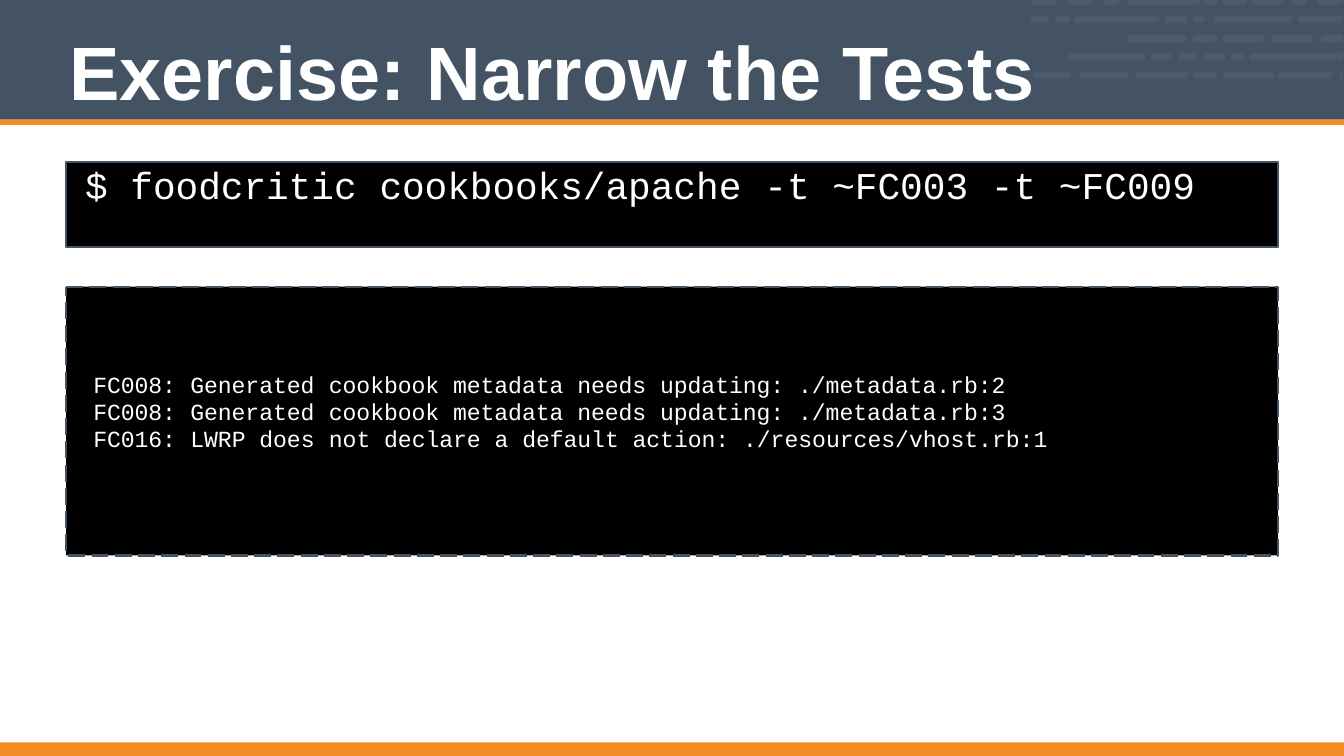
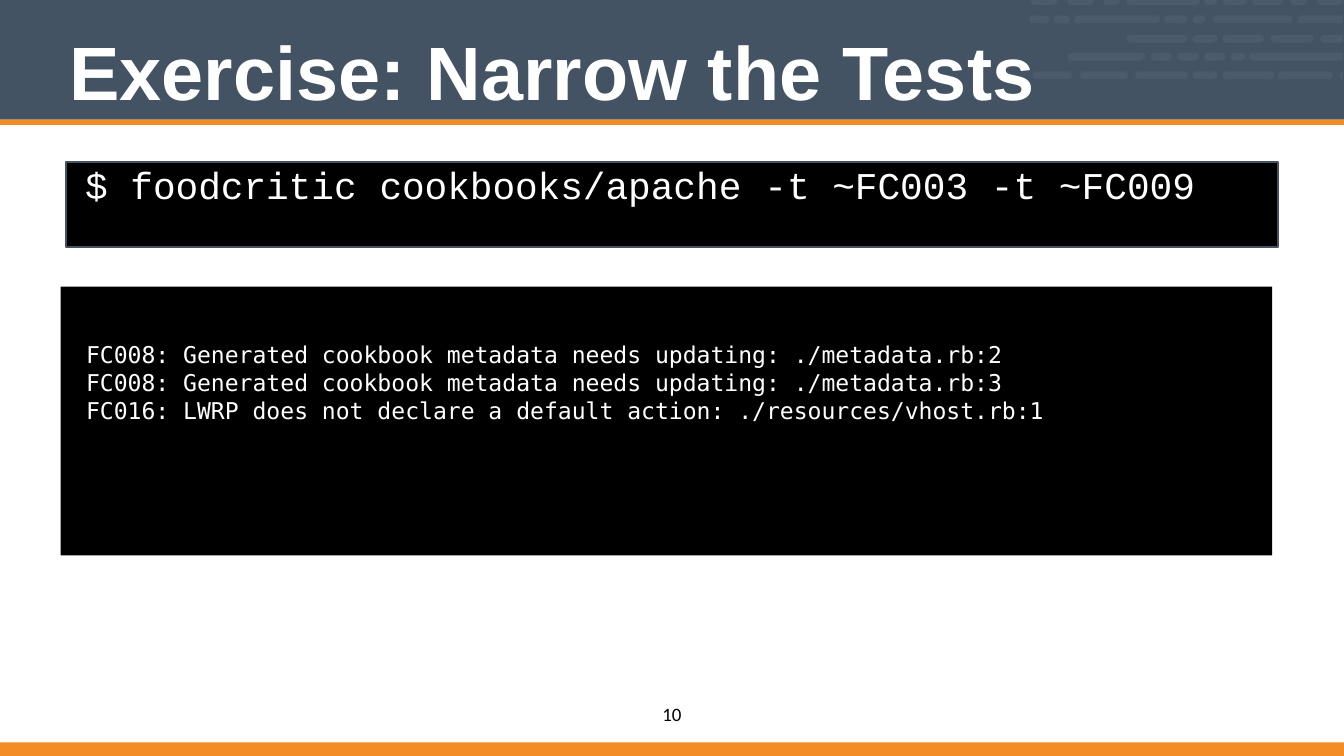
Before and after one commit to vinyar/chef-intermediate, a slide deck: slide 10 of Modules/10-Chef_Intermediate.pptx. Drawn at 1344x756 pixels with LibreOffice and Linux fonts; fonts in the diff are those of the drawing. Boxes give left, top, right and bottom in pixels: in the first picture for what was removed or moved away, otherwise in the second. Text is boxed around its words. In the diff, an @@ line names an element or a change of style, - is before the commit and + after.

```diff
--- a/Modules/10-Chef_Intermediate.pptx
+++ b/Modules/10-Chef_Intermediate.pptx
@@ freeform shape: place and size @@
-freeform shape at [67,286,1278,556]
+freeform shape at [60,286,1272,556]
@@ freeform shape removed at [67,286,1278,556] @@
@@ text at [86,345,1043,421]: text changed; font Courier New to DejaVu Sans Mono @@
-cookbook metadata needs updating: ./metadata.rb:2 cookbook metadata needs updating: ./metadata.rb:3 not declare a default action: ./resources/vhost.rb:1
+FC008: Generated cookbook metadata needs updating: ./metadata.rb:2
+FC008: Generated cookbook metadata needs updating: ./metadata.rb:3
+FC016: LWRP does not declare a default action: ./resources/vhost.rb:1
@@ text removed at [93,377,176,448] @@
-FC008: FC008: FC016:
@@ text removed at [190,376,314,448] @@
-Generated Generated LWRP does
@@ page number added at [662,708,681,721], 18 pt, text #000000 @@
+10
```
Also in this commit, not shown: 13 other slides changed.
